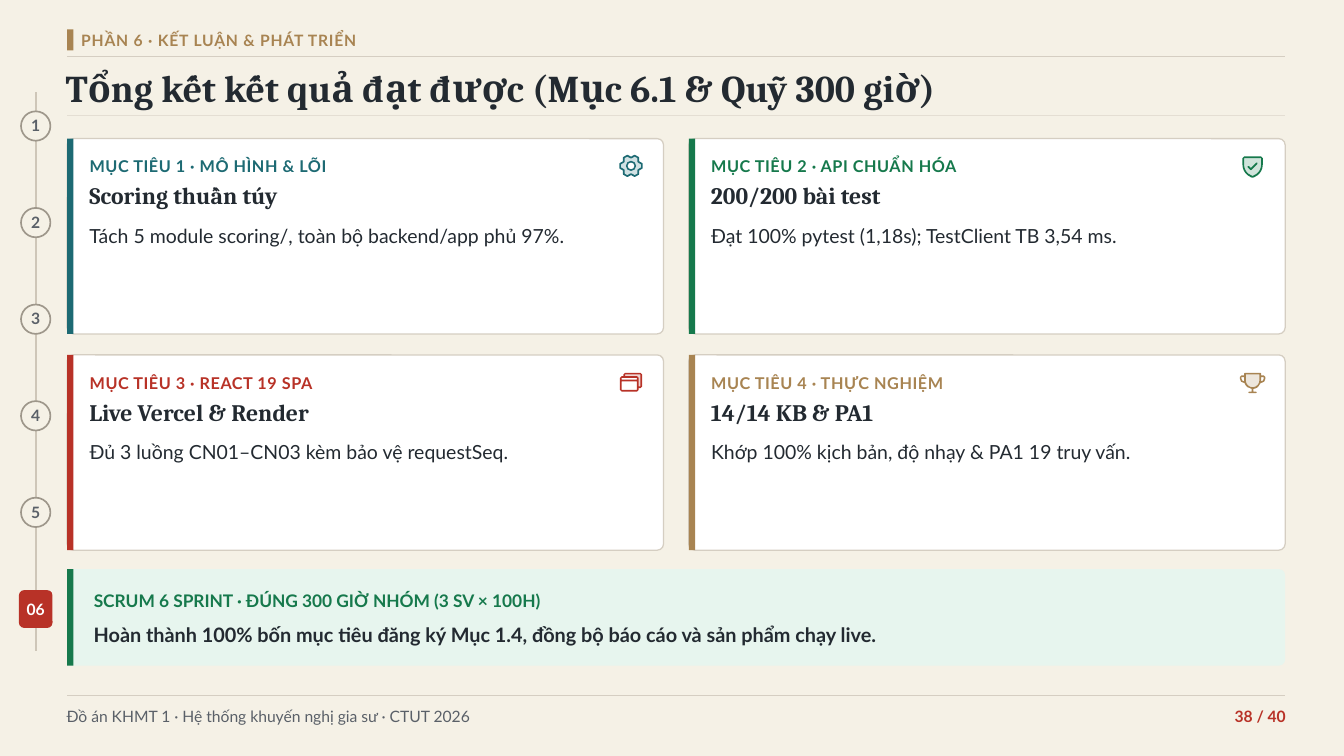
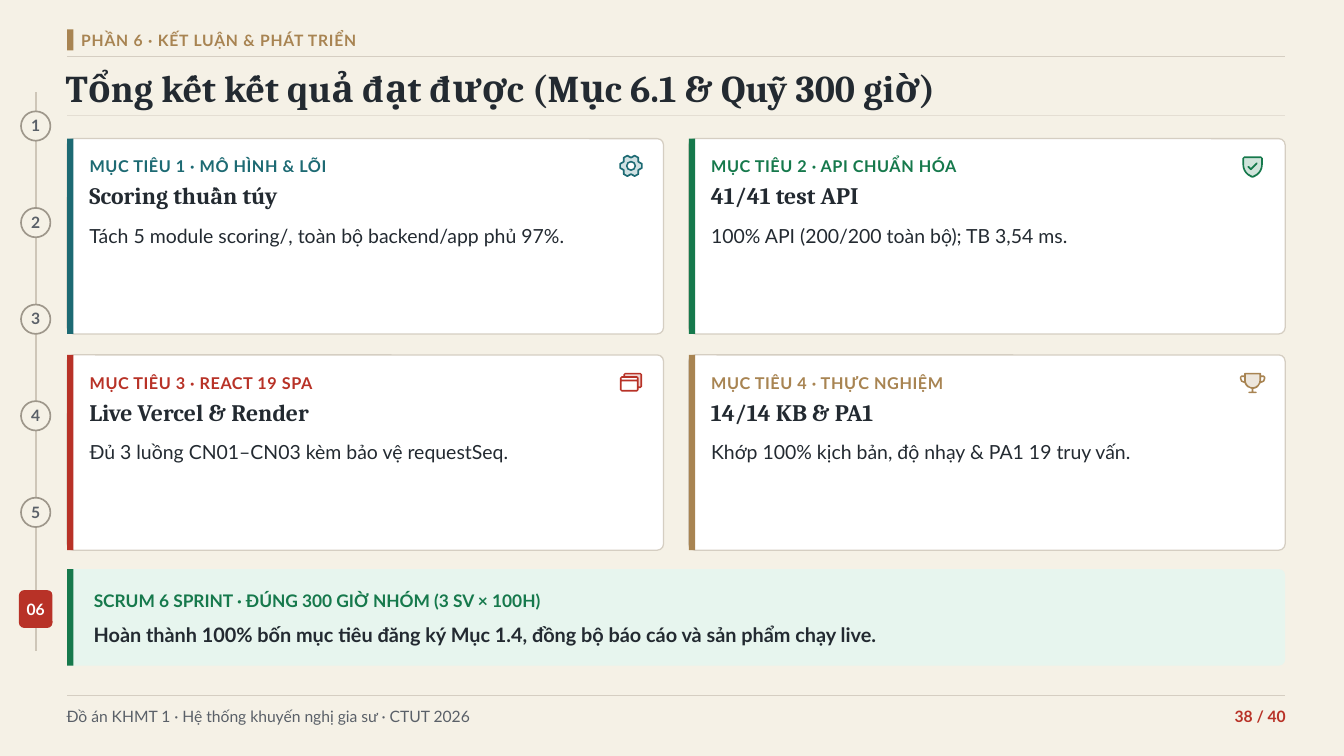
Before and after one commit to tnduckhmt2411011-design/tutor-recommender, a slide deck: slide 38 of docs/thesis/slides/SLIDE_BAO_VE_DO_AN_KHMT1.pptx. Drawn at 1344x756 pixels with LibreOffice and Linux fonts; fonts in the diff are those of the drawing. Boxes give left, top, right and bottom in pixels: in the first picture for what was removed or moved away, otherwise in the second. Text is boxed around its words. In the diff, an @@ line names an element or a change of style, - is before the commit and + after.

```diff
--- a/docs/thesis/slides/SLIDE_BAO_VE_DO_AN_KHMT1.pptx
+++ b/docs/thesis/slides/SLIDE_BAO_VE_DO_AN_KHMT1.pptx
@@ text at (711,187,859,207): text changed @@
-200/200 bài test
+41/41 test API
@@ text at (711,228,1067,247): text changed @@
-Đạt 100% pytest (1,18s); TestClient TB 3,54 ms.
+100% API (200/200 toàn bộ); TB 3,54 ms.
```
Also in this commit, not shown: 6 other slides changed, 24 other files.
